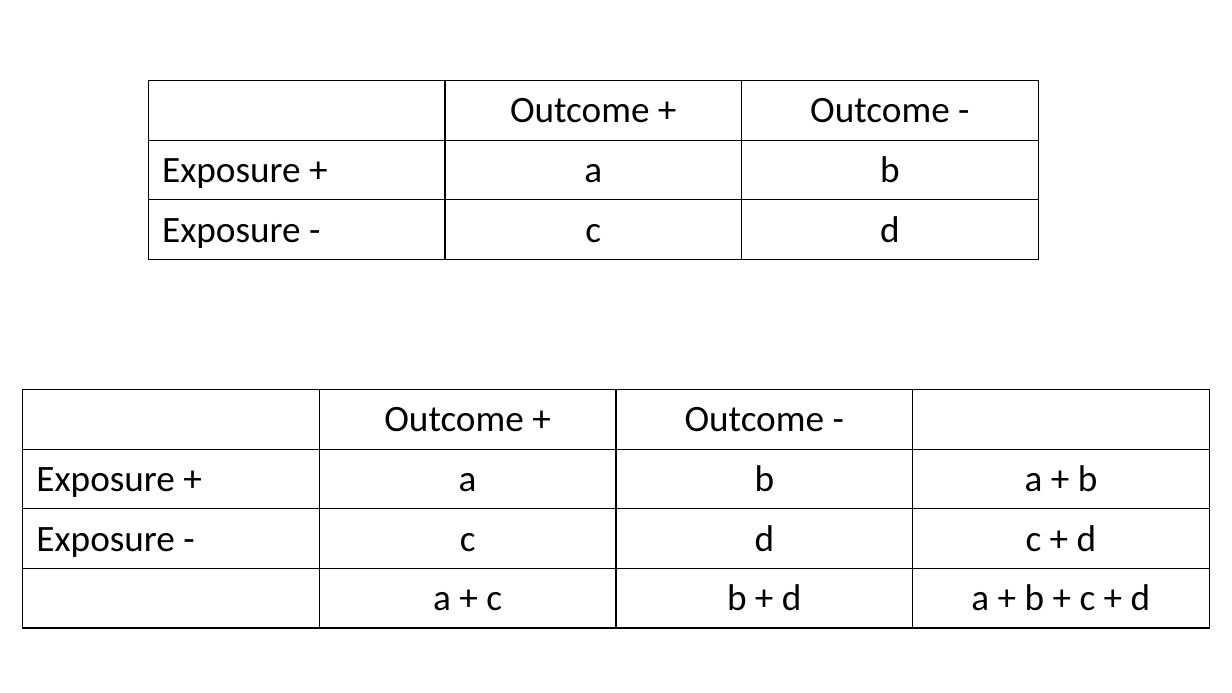
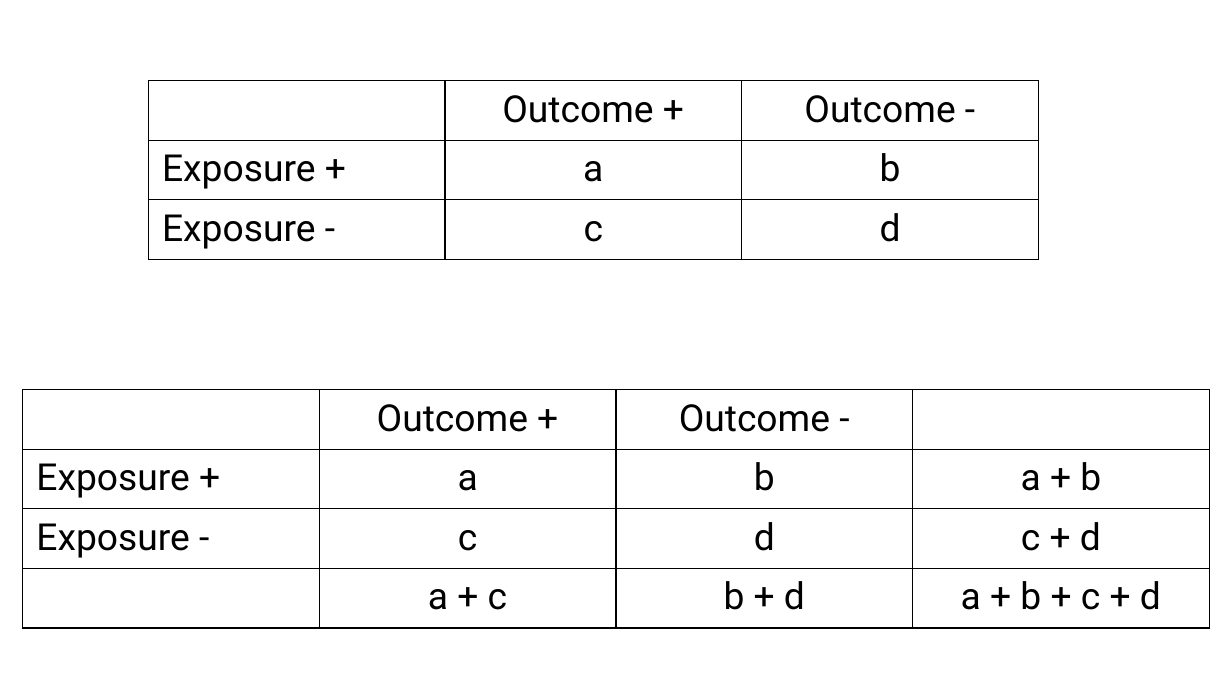
Before and after one commit to brad-cannell/epi_3_public, a slide deck: slide 28 of modules/graphics/epi_3_graphics.pptx. Drawn at 1232x693 pixels with LibreOffice and Linux fonts; fonts in the diff are those of the drawing. Boxes give left, top, right and bottom in pixels: in the first picture for what was removed or moved away, otherwise in the second. Text is boxed around its words. In the diff, an @@ line names an element or a change of style, - is before the commit and + after.

Commit message:
Change font from Univers to Avenir
In the graphics ppt

```diff
--- a/modules/graphics/epi_3_graphics.pptx
+++ b/modules/graphics/epi_3_graphics.pptx
@@ table at <box>149,80,1039,260</box> @@
@@ font Calibri to Roboto @@
@@ table at <box>23,390,1210,628</box> @@
@@ font Calibri to Roboto @@
```
Also in this commit, not shown: 22 other slides changed.
